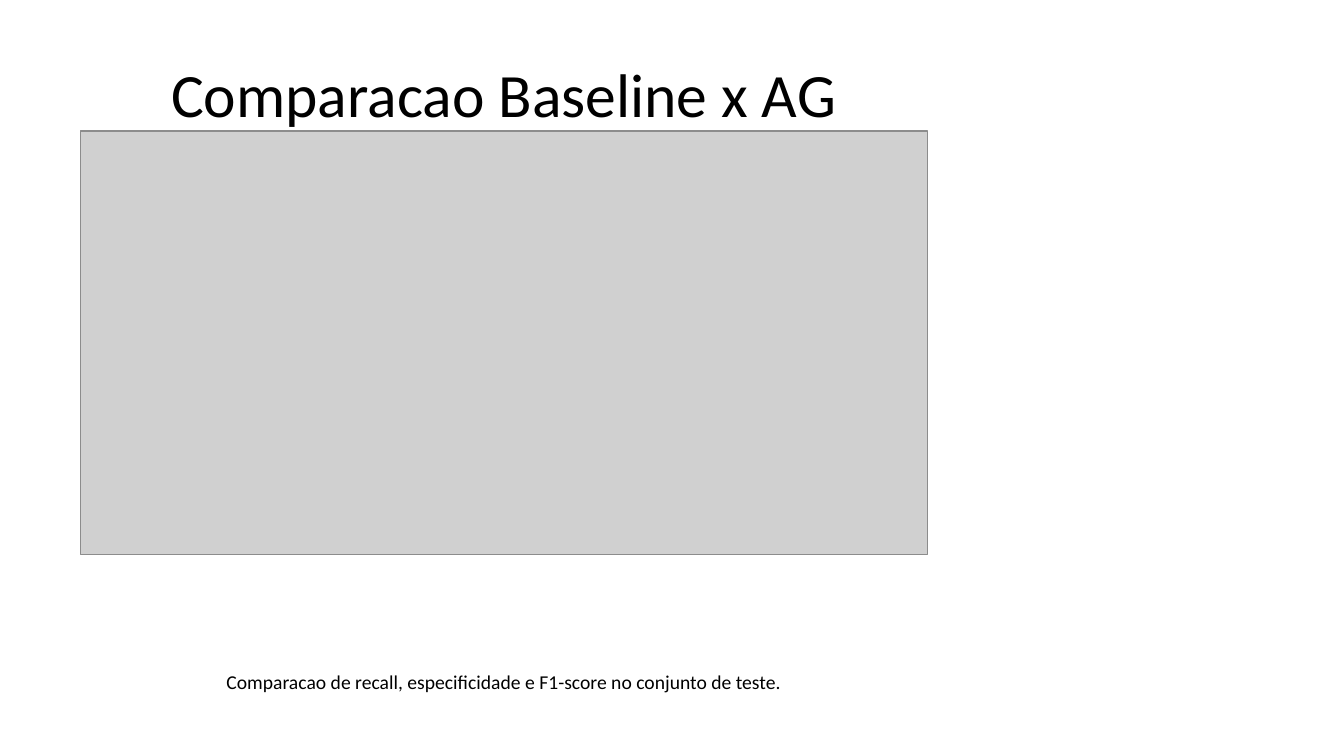
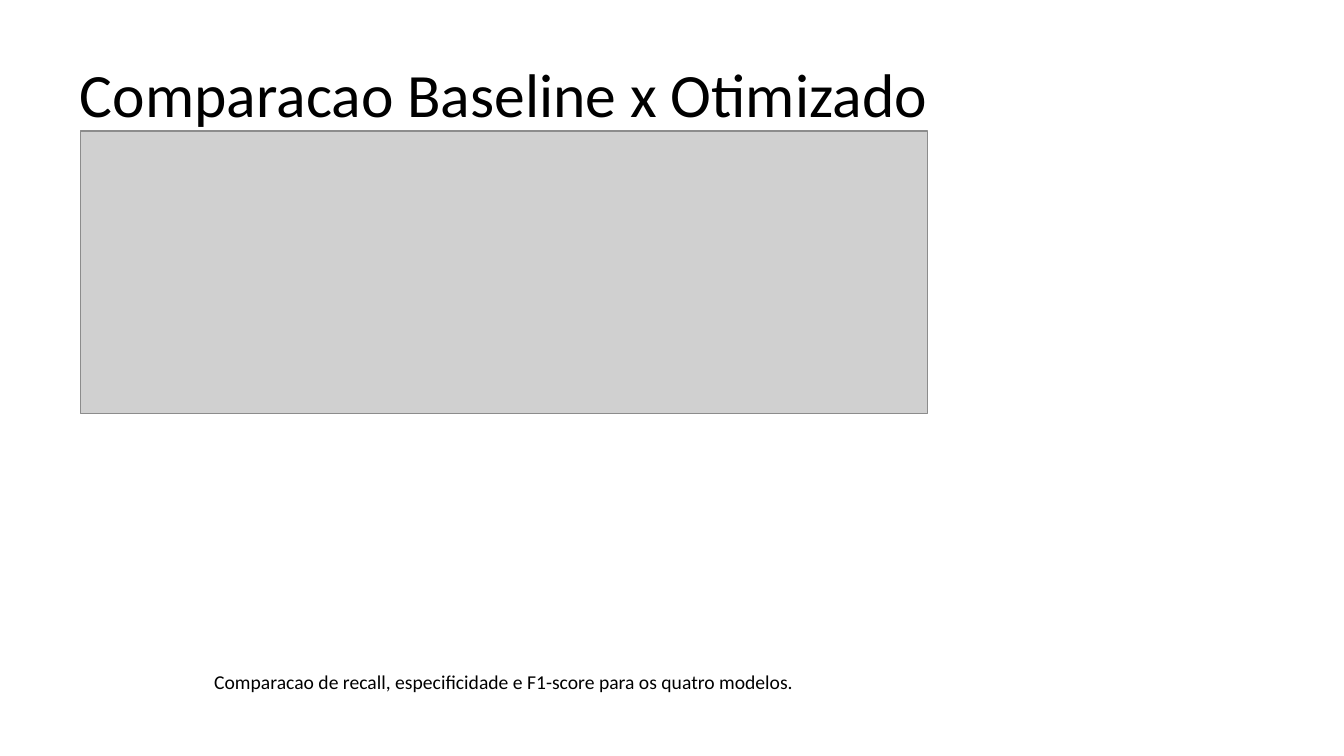
Before and after one commit to DanielNeto1092/tech-challenge-fase2, a slide deck: slide 10 of docs/Apresentacao_Algoritmo_Genetico_Cancer_de_Mama.pptx (slide 11 before the commit). Drawn at 1344x756 pixels with LibreOffice and Linux fonts; fonts in the diff are those of the drawing; grey boxes stand for pictures. Boxes give left, top, right and bottom in pixels: in the first picture for what was removed or moved away, otherwise in the second. Text is boxed around its words. In the diff, an @@ line names an element or a change of style, - is before the commit and + after.

```diff
--- a/docs/Apresentacao_Algoritmo_Genetico_Cancer_de_Mama.pptx
+++ b/docs/Apresentacao_Algoritmo_Genetico_Cancer_de_Mama.pptx
@@ title at box(80, 74, 927, 132): text changed @@
-Comparacao Baseline x AG
+Comparacao Baseline x Otimizado
@@ picture: place and size @@
-picture at box(81, 131, 928, 555)
+picture at box(81, 131, 928, 413)
@@ text at box(214, 675, 793, 692): text changed @@
-Comparacao de recall, especificidade e F1-score no conjunto de teste.
+Comparacao de recall, especificidade e F1-score para os quatro modelos.
```
Also in this commit, not shown: 5 other slides changed, 10 slides added, 15 slides removed, 28 other files.
